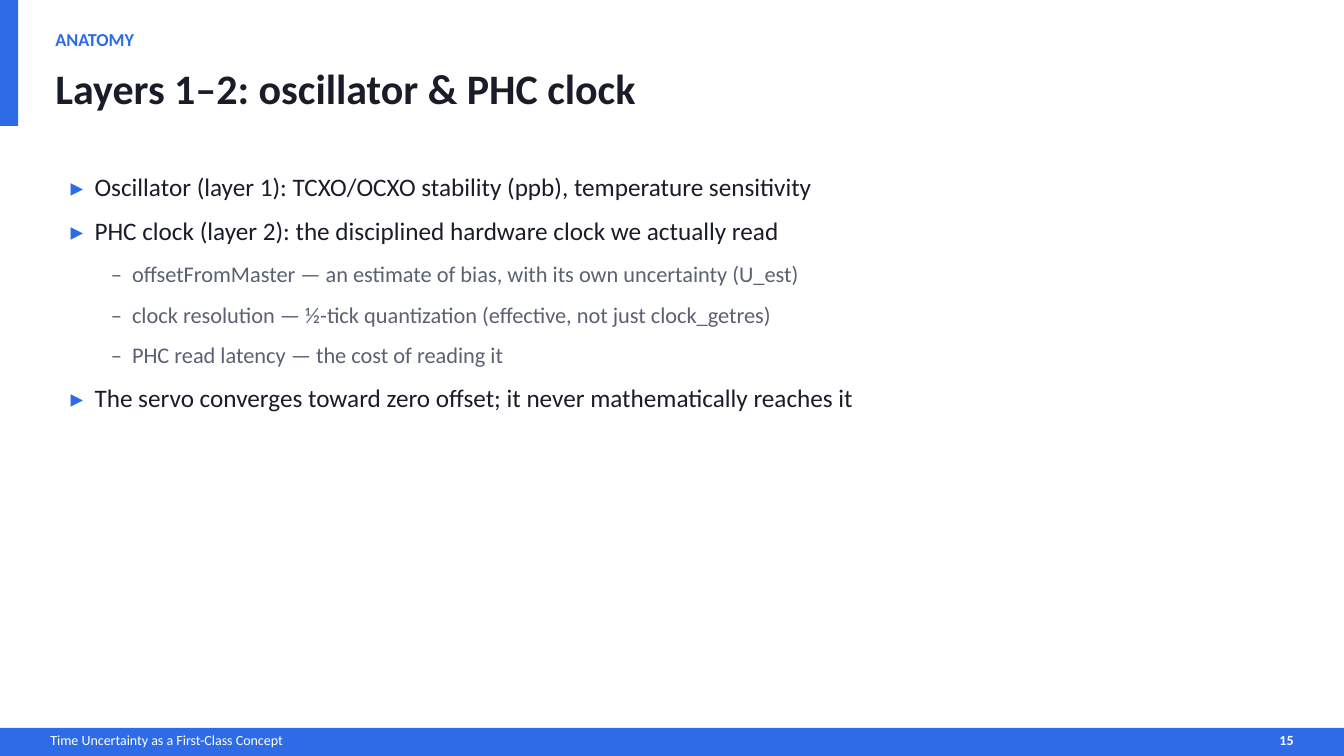
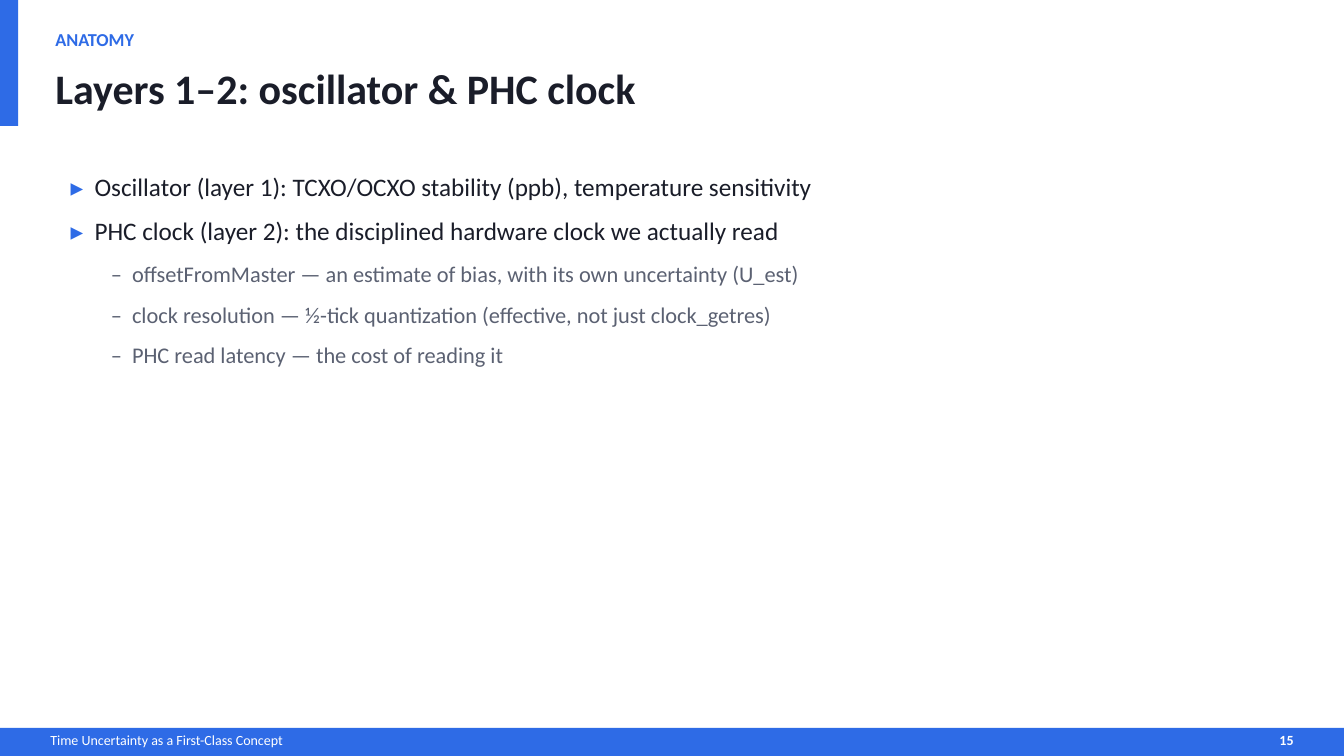
Before and after one commit to MaciekMachni/netdev-0x1a-talk, a slide deck: slide 15 of time-uncertainty-error-bar.pptx. Drawn at 1344x756 pixels with LibreOffice and Linux fonts; fonts in the diff are those of the drawing. Boxes give left, top, right and bottom in pixels: in the first picture for what was removed or moved away, otherwise in the second. Text is boxed around its words. In the diff, an @@ line names an element or a change of style, - is before the commit and + after.

```diff
--- a/time-uncertainty-error-bar.pptx
+++ b/time-uncertainty-error-bar.pptx
@@ text at bbox=[95, 389, 852, 412]: paragraph removed @@
-▸ The servo converges toward zero offset; it never mathematically reaches it
```
Also in this commit, not shown: 3 other slides changed, 1 slide added.
